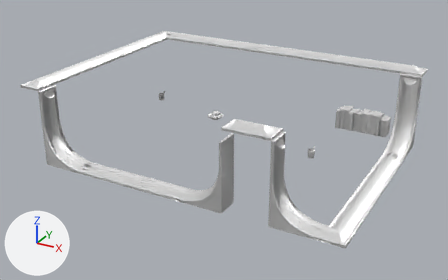
One commit to the glTF model www/models/iso_scenes/37.glb: the scene before it, then after it.
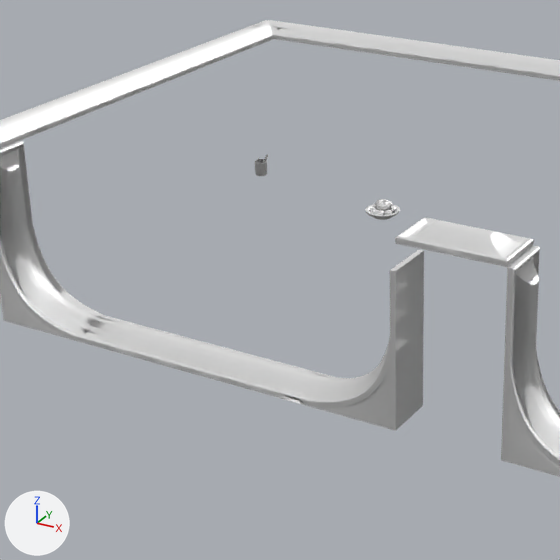
Each version is shown whole from a 50 mm camera at (20.18, -28.29, 13.78) aimed at (7.39, -5.05, 2.16), then close up on the part from 10% to 66% of the width and 8% to 97% of the height. Arrows for +X, +Y and +Z are at lower left; the lights stay in place. Where no turn or scale is listed for an object, it has been applied to the vertices. Vertices at the same position are counted once.

In view in the first close-up: 'colored'.
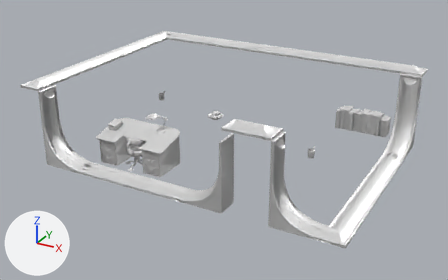
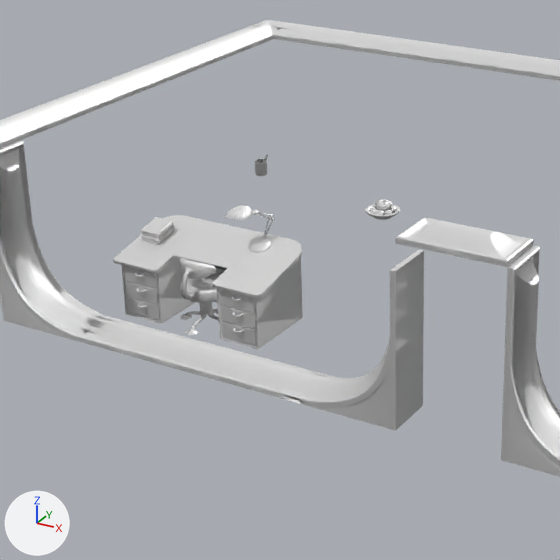
Pixel boxes [x1, y1, x2, y2] of what changed, in the close-ups (560 x 560 px):
part 1 of me_mesh_0, added: after [113, 215, 303, 349]
part 2 of me_mesh_0, added: after [180, 273, 220, 335]
part 3 of me_mesh_0, added: after [225, 205, 275, 253]
part 4 of me_mesh_0, added: after [180, 259, 216, 280]
part 5 of me_mesh_0, added: after [182, 268, 195, 300]
part 6 of me_mesh_0, added: after [140, 225, 175, 245]
part 7 of me_mesh_0, added: after [140, 217, 174, 239]
part 8 of me_mesh_0, added: after [174, 229, 254, 267]

The change, as a list of edits to the scene's bpy script:
```text
Change me_mesh_0:
    used by ob_colored; location = (0.0, 0.0, 0.0)
    verts and faces of me_mesh_0; kept vertices keep their numbers, new ones are numbered from 25474
    remove me_mesh_0.from_pydata(...)  # 25474 vertices, 52055 faces; spans x 0.0..15.0, y -10.0..1.0, z 1.5..5.3
    add me_mesh_0.from_pydata(...)  # 26893 vertices, 54893 faces; spans x 0.0..15.0, y -10.0..1.0, z 1.0..5.3
    me_mesh_0 part 1: a new loose piece of 447 vertices spanning x 2.2..5.8, y -8.0..-6.0, z 1.0..2.7, in mat_material_0
    me_mesh_0 part 2: a new loose piece of 386 vertices spanning x 3.3..4.7, y -8.0..-6.6, z 1.0..1.9, in mat_material_0
    me_mesh_0 part 3: a new loose piece of 310 vertices spanning x 4.3..5.1, y -6.9..-6.1, z 2.6..3.5, in mat_material_0
    me_mesh_0 part 4: a new loose piece of 104 vertices spanning x 3.6..4.4, y -7.8..-7.4, z 2.2..2.6, in mat_material_0
    me_mesh_0 part 5: a new loose piece of 78 vertices spanning x 3.9..4.1, y -8.0..-7.8, z 1.7..2.4, in mat_material_0
    me_mesh_0 part 6: a new loose piece of 44 vertices spanning x 2.3..2.8, y -7.2..-6.6, z 2.5..2.7, in mat_material_0
    me_mesh_0 part 7: a new loose piece of 44 vertices spanning x 2.3..2.8, y -7.2..-6.6, z 2.6..2.8, in mat_material_0
    me_mesh_0 part 8
    add verts[25474] = (4.0, -7.3, 2.4)  # pixel (201, 260)
    add verts[25475] = (4.7, -7.3, 2.4)  # pixel (229, 267)
    add verts[25476] = (3.3, -7.3, 2.4)  # pixel (173, 253)
    add for new, old in zip([25477, 25478, 25479], [25474, 25475, 25476]): verts[new] = verts[old] + (0.0, 0.9, 0.2)
    add faces += [(25474, 25475, 25478), (25474, 25478, 25477), (25474, 25479, 25476), (25474, 25477, 25479)]
```
